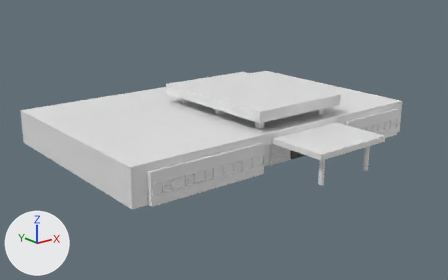
What one commit did to the Blender file Assets/Models/PreescolarPuerta3.blend.
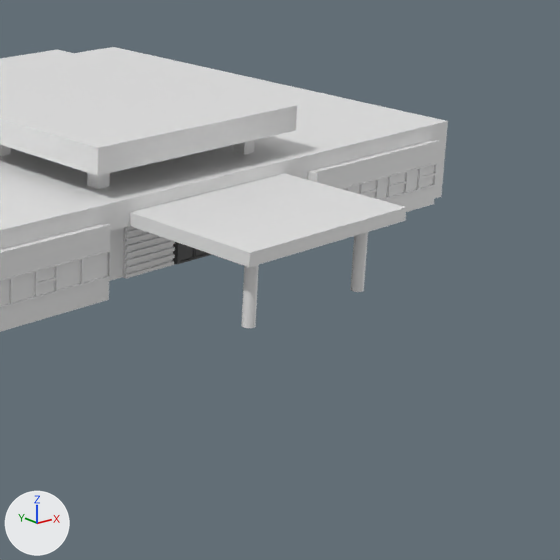
Each version appears first whole from a 50 mm lens placed at (-39.3, -39.3, 19.6), pointed at (-2.3, 7.0, 1.1), and next in a close-up on the part from 49% to 100% of the width and 18% to 100% of the height. Lighting does not change. The marker at lower left points along +X, +Y and +Z.
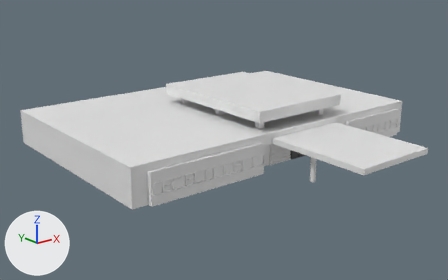
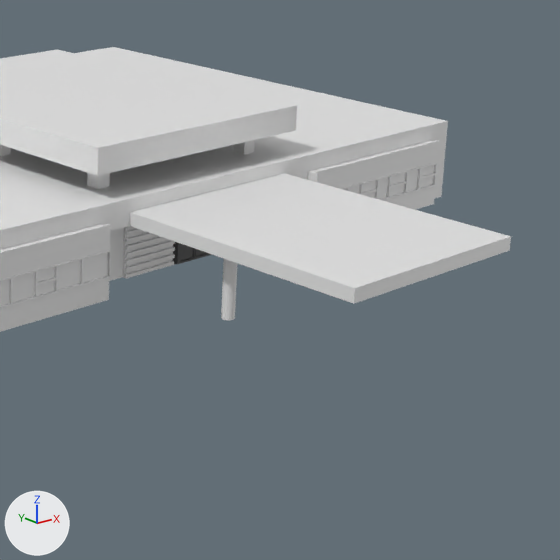
Where the change shows, as pixel boxes [x1, y1, x2, y2] in the close-ups (560 x 560 px; the box of a moved part takes in the faces that stretch with it):
'Cube', reshaped: before [0, 47, 448, 332]; after [0, 47, 511, 332]
'Cylinder', mesh moved: before [241, 232, 368, 328]; after [221, 259, 238, 320]
part 1 of me_cube, moved or reshaped: before [130, 173, 406, 267]; after [130, 173, 511, 304]

The edits, one by one:
me_cube has 479 vertices, 233 faces, 220 loose edges and spans x -17.0..17.0, y -6.0..22.0, z 0.0..5.5.
me_cube is used by ob_cube; location (0.0, 0.0, 0.0).
Before the commit, vertices of me_cube: 85 (6.3, -6.0, 2.5) at pixel (405, 220), 86 (-2.2, -6.0, 2.5) at pixel (249, 267), 87 (-2.2, -6.0, 3.0) at pixel (250, 252), 88 (6.3, -6.0, 3.0) at pixel (406, 207).
Part 1, on me_cube:
Vertices 85 to 88 of me_cube move by (0.0, -4.5, 0.0).
me_cylinder has 128 vertices, 68 faces and spans x -1.0..25.0, y -1.0..1.0, z -1.0..1.0.
me_cylinder is used by ob_cylinder; location (-1.0, -5.0, 1.21); scale (0.25, 0.25, 1.5).
me_cylinder part 2: the whole mesh is moved by (0.0, 4.0, 0.0).
